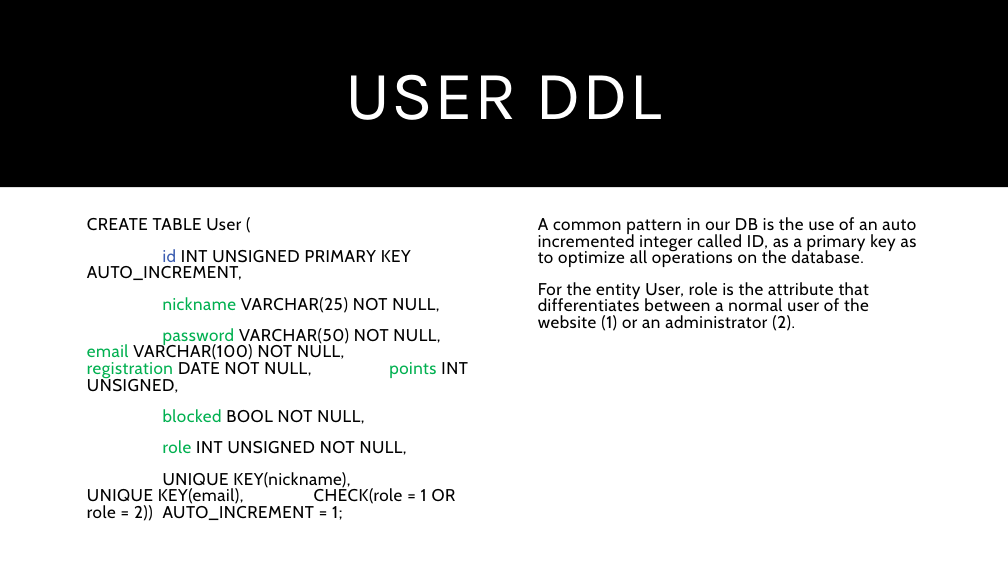
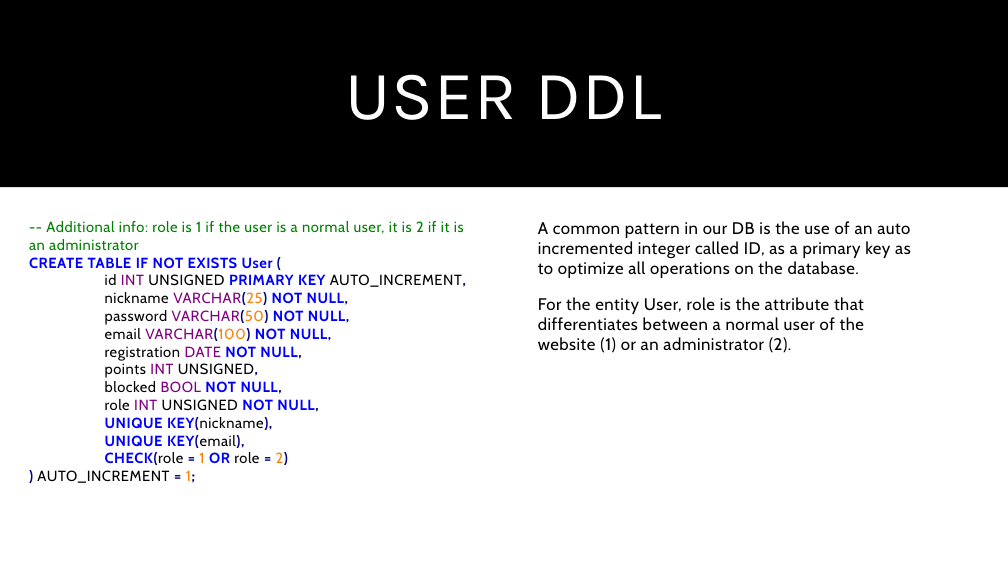
Before and after one commit to marcoPetriPolimi/db2-polimiProject-2020-2021, a slide deck: slide 7 of Presentazione.pptx. Drawn at 1008x567 pixels with LibreOffice and Linux fonts; fonts in the diff are those of the drawing. Boxes give left, top, right and bottom in pixels: in the first picture for what was removed or moved away, otherwise in the second. Text is boxed around its words. In the diff, an @@ line names an element or a change of style, - is before the commit and + after.

```diff
--- a/Presentazione.pptx
+++ b/Presentazione.pptx
@@ text "-- Additional info: role is ...": place and size @@
-text "-- Additional info: role is ..." at <box>87,218,467,521</box>
+text "-- Additional info: role is ..." at <box>29,221,466,483</box>
@@ text at <box>29,221,464,269</box>: text changed; size 16.2 to 14 pt; text colour #000000 to #008000 @@
-CREATE TABLE User (
+-- Additional info: role is 1 if the user is a normal user, it is 2 if it is an administrator
+CREATE TABLE IF NOT EXISTS User (
@@ text "A common pattern in our ..." at <box>538,221,911,353</box>: size 16.2 to 16 pt; line spacing 0.81 to 1.01 @@
@@ text at <box>105,274,466,412</box>: size 16.2 to 14 pt, highlight none to #FFFFFF in "id INT UNSIGNED PRIMARY KEY AUTO_INCREMENT,", "nickname VARCHAR(25) NOT NULL,", "blocked BOOL NOT NULL,", "role INT UNSIGNED NOT NULL,"; text colour #3B5DB1 to #000000 in "id"; text colour #000000 to #800080 in "INT", "VARCHAR(25)", "BOOL", "INT"; text colour #000000 to #0000FF in "PRIMARY KEY", "NOT NULL,", "NOT NULL,", "NOT NULL,"; text colour #000000 to #000080 in "AUTO_INCREMENT,", "VARCHAR(25) NULL,", "NULL,", "NULL,"; bold on in "PRIMARY KEY AUTO_INCREMENT,", "VARCHAR(25) NOT NULL,", "NOT NULL,", "NOT NULL,"; text colour #00B050 to #000000 in "nickname", "blocked", "role"; text colour #000000 to #FF8000 in "VARCHAR(25)"; line spacing 0.81 to 1.01; less space between paragraphs @@
@@ text at <box>105,310,349,378</box>: text changed; size 16.2 to 14 pt @@
-password VARCHAR(50) NOT NULL, email VARCHAR(100) NOT NULL, registration DATE NOT NULL, points INT UNSIGNED,
+password VARCHAR(50) NOT NULL,
+email VARCHAR(100) NOT NULL,
+registration DATE NOT NULL,
+points INT UNSIGNED,
@@ text at <box>37,417,288,483</box>: text changed; size 16.2 to 14 pt; bold on @@
-UNIQUE KEY(nickname), UNIQUE KEY(email), CHECK(role = 1 OR role = 2)) AUTO_INCREMENT = 1;
+UNIQUE KEY(nickname),
+UNIQUE KEY(email),
+CHECK(role = 1 OR role = 2)
+) AUTO_INCREMENT = 1;
```
Also in this commit, not shown: 6 other slides changed, 1 other file.
